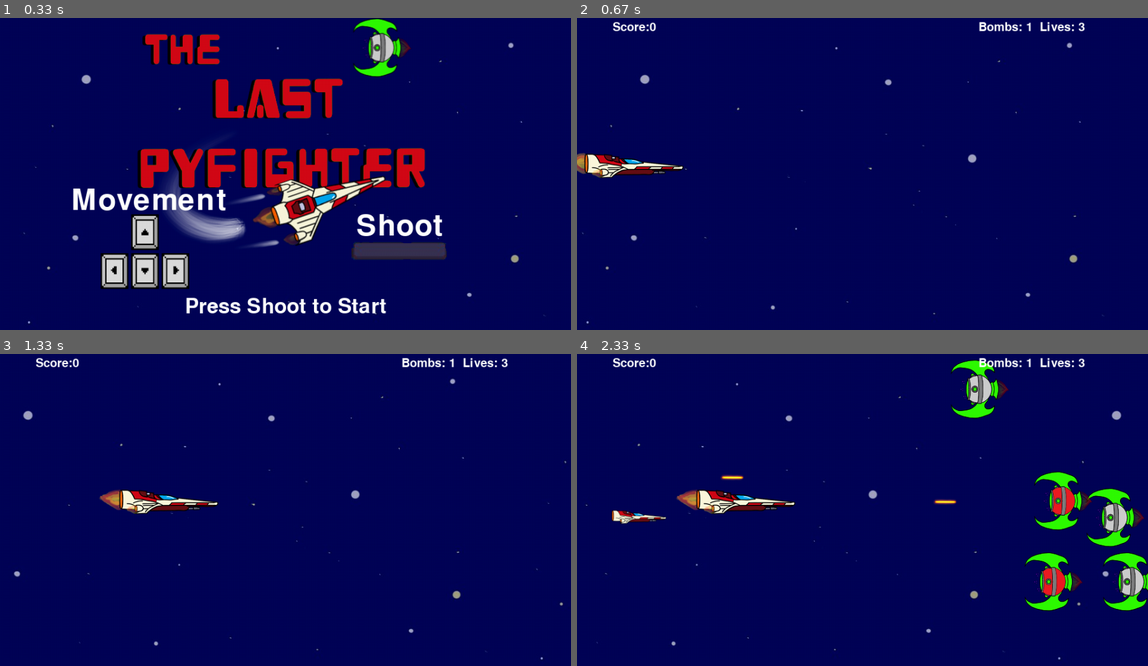
Above: before the commit, frames 1-4 (two rows, left to right).
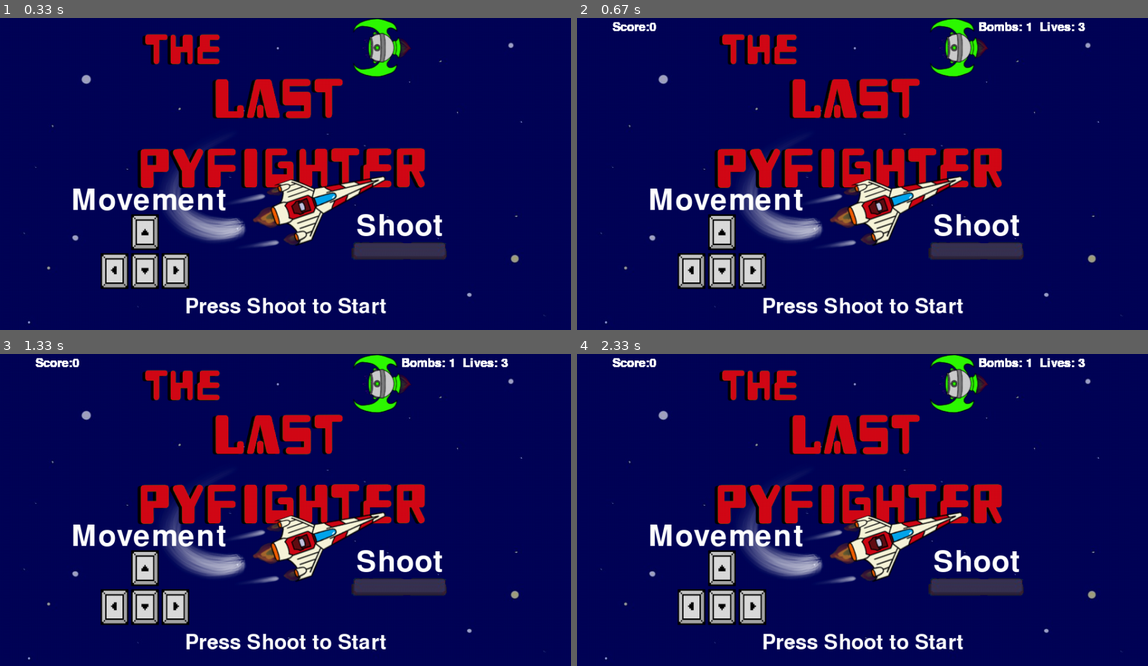
Above: after the commit, the same moments.

Repository: Demi-hero/UoN_Game_Project
Game: pygame game, started from Main.py
Two runs of this game, one before a commit and one after it. Both use one fixed random seed, a clock stepped at 60 frames per second and the inputs below.
Inputs:
- Up to frame 1 (0.33 s): no input
- Up to frame 2 (0.67 s): tap Space at 0.33 s
- Up to frame 3 (1.33 s): hold Right 0.67-1.13 s
- Up to frame 4 (2.33 s): no input

Frame 1 is identical in both runs. In frame 2, 19% of the frame differs, in the area x 0-96%, y 0-98%; in frame 3, 18%; in frame 4, 23%, in the area x 1-100%, y 0-98%.

Commit message:
Its so very broken
I have made a start of pushing forward with the new refactor to impliment the Groups and Sprites.

It currently plays a start screen on initialisation. You can intialise the game but then it breaks on another space. The arrow keys do nothing same with the bomb.

Diff:
--- a/Main.py
+++ b/Main.py
@@ -19,15 +19,16 @@
     def execute(self):
         pyg.init()
         # creating the screen and game objects
+        Board = gd.Background()
         Files = gd.FileStore()
-        Board = gd.Background()
+        all_sprites = pyg.sprite.Group()
         Player1 = gd.Player()
-        Bullet1 = gd.Bullet()
-        Alien1 = gd.Alien()
-        AlienSmart = gd.AlienSmart()
-        AlBullet = gd.AlBullet()
-        power_up = gd.PowerUp(self)
-        Tokens = [Player1, Bullet1, Alien1, AlienSmart, AlBullet]
+        Bullet1 = pyg.sprite.Group()
+        Alien1 = pyg.sprite.Group()
+        AlienSmart = pyg.sprite.Group()
+        AlBullet = pyg.sprite.Group()
+        power_up = pyg.sprite.Sprite
+        # all_sprites.add(power_up)
 
         while self.startup:
             self.on_startup(Board, Files)
@@ -36,30 +37,30 @@
         while self.running:
             # taking the player input, passing to event handler
             for event in pyg.event.get():
-                self.on_event(event, Board, Tokens, Files)
-            self.player_movement(Player1)
+                self.on_event(event, Board, Files)
 
             # updating the object states, and drawing to screen (see gamedata)
             if not self.paused:
-                Board.draw()
-                Player1.draw()
-                power_up.spawn(Player1)
-                Bullet1.draw()
-                Alien1.draw()
-                AlienSmart.draw()
-                AlBullet.draw()
-                Board.update()
-                Bullet1.update()
+                self.player_movement(Player1)
+                all_sprites.update()
+                # power_up.spawn(Player1)
+                # Board.update()
+                # Bullet1.update()
                 # passes main (self) to alien update and detect_collision to update score and lives
-                Alien1.update(AlBullet, self)
-                AlienSmart.update(Player1, AlBullet, self)
-                AlBullet.update()
+                # Alien1.update(AlBullet, self)
+                # AlienSmart.update(Player1, AlBullet, self)
+                # AlBullet.update()
 
                 # detecting collisions between aliens and bullets, and aliens and player
-                Alien1.detect_collisions(Tokens, self)
-                AlienSmart.detect_collisions(Tokens, self)
-                AlBullet.detect_collisions(Tokens, self)
+                hits = pyg.sprite.groupcollide(Alien1, Bullet1, True, True)
+                for hit in hits:
+                    score += 20
+                    # eploud goes here
+                    self.on_dead_alien()
 
+                hits = pyg.sprite.spritecollide(Player1, Alien1, False, pyg.sprite.collide_circle)
+                for hit in hits:
+                    self.on_dead_alien()
                 # display lives and score at top of screen
                 self.message_display("Score:{}".format(self.score), 0.03, 0.1, 20)
                 self.message_display("Lives: {}".format(self.lives), 0.03, .85, 20)
@@ -69,9 +70,11 @@
                 if self.lives < 1:
                     self.gameover(Board, Tokens, Files)
 
+                all_sprites.draw(Board.screen)
                 # update the display
                 pyg.display.flip()
                 self.clock.tick(self.framerate)
+                self.point_threshold()
 
 App = Main()
 App.execute()
--- a/eventhandler.py
+++ b/eventhandler.py
@@ -7,7 +7,7 @@
 class HandleEvent():
 
     def on_startup(self, background, files):
-        background.draw()
+        background.start_up_draw()
         background.update()
         # self.message_display("Highscores :",xloc=.35)
         # self.message_display(" Lore :", xloc=.65)
@@ -25,6 +25,15 @@
                 self.on_event(event, files=files)
             pyg.display.flip()
 
+    def point_threshold(self):
+        if self.score > 0 and self.score % 300 == 0:
+            Alien1.drop_spawn_rate()
+
+    def on_dead_alien(self):
+            al = gamedata.Alien()
+            self.all_sprites.add(al)
+            self.Alien1.add(al)
+
     # calculating the player movement direction based on arrow keys held down
     def player_movement(self, Player):
         keystate = pyg.key.get_pressed()
@@ -33,27 +42,31 @@
         Player.move(x_dir, y_dir)
 
     # this runs for every event and calls the relevant method
-    def on_event(self, event, board='', Tokens='', files=""):
+    def on_event(self, event, board='', files=""):
         # breaks out of the main game loop if QUIT event occurs (closing window), cleanup occurs after
         if event.type == pyg.QUIT:
                 self.on_exit()
         # checks for when keys are pressed
         elif event.type == pyg.KEYDOWN:
-                self.on_key_down(event, board, Tokens, files,)
+                self.on_key_down(event, board, files)
 
     def on_exit(self):
         self.startup = False
         self.running = False
 
-    def on_key_down(self, event, board, Tokens, files):
+    def shoot(self):
+        self.bullet = self.Bullet(self.rect.centerx, self.rect.top)
+        self.all_sprites.add(self.bullet)
+        self.bullets.add(self.bullet)
+
+    def on_key_down(self, event, board, files):
         # spacebar triggers firing sequence - takes gun position from player, passes to bullet fire method
         if event.key == pyg.K_SPACE:
             files.pewpew.play()
             if self.startup:
                 self.startup = False
             else:
-                gun_pos = Tokens[0].get_gun_location()
-                Tokens[1].fire(gun_pos)
+                self.shoot()
         # p opens the pause screen, and q quits if on the pause screen
         elif event.key == pyg.K_p:
             self.on_pause()
@@ -62,8 +75,8 @@
                 self.on_exit()
         elif event.key == pyg.K_b:
             if not self.paused:
-                self.on_bomb(board, Tokens, files)
-
+                self.on_bomb(board, files)
+# this needs a fundimental rework
     def on_bomb(self, board, Tokens, files):
         if self.bombs > 0:
             files.ult.play()
--- a/gamedata.py
+++ b/gamedata.py
@@ -11,6 +11,7 @@
 
 
 class FileStore:
+
     # class containing all the files that need loading in game that don't relate to an in game sprite.
     def __init__(self):
         self.load_data()
@@ -87,30 +88,29 @@
         if self.bg2_x <= -(self.bg2.get_width()):
                 self.bg2_x = self.bg1_x + self.bg1.get_width()
 
-    def draw(self):
+    def start_up_draw(self):
         self.screen.blit(self.bg1, (self.bg1_x, 0))
         self.screen.blit(self.bg2, (self.bg2_x, 0))
 
 
 class Player(pyg.sprite.Sprite):
     # loading the player sprite and getting it's dimensions
-    sprite = pyg.Surface.convert_alpha(pyg.image.load(os.path.join("images", "hero_side.png")))
-    ln = sprite.get_width()
-    ht = sprite.get_height()
+
     # loading the images for the sprite with animated thrusters
-    animated_sprite = [pyg.Surface.convert_alpha(pyg.image.load(os.path.join("images", "hero_side1.png"))),
-               pyg.Surface.convert_alpha(pyg.image.load(os.path.join("images", "hero_side2.png"))),
-               pyg.Surface.convert_alpha(pyg.image.load(os.path.join("images", "hero_side3.png")))]
+    #animated_sprite = [pyg.Surface.convert_alpha(pyg.image.load(os.path.join("images", "hero_side1.png"))),
+    #           pyg.Surface.convert_alpha(pyg.image.load(os.path.join("images", "hero_side2.png"))),
+    #           pyg.Surface.convert_alpha(pyg.image.load(os.path.join("images", "hero_side3.png")))]
     # this is the x-coordinate offset of the animated image, to account for it being longer due to the thrusters
-    animation_offset_x = ln - animated_sprite[0].get_width()
 
     def __init__(self):
         # initialising position on screen, speed and hitbox
         pyg.sprite.Sprite.__init__(self)
-        self.x = BORDER
-        self.y = HEIGHT//2 - self.ht
+        self.sprite = pyg.Surface.convert_alpha(pyg.image.load(os.path.join("images", "hero_side.png")))
+        self.rect = self.sprite.get_rect()
+        #self.x = BORDER
+        # self.y = HEIGHT//2 - self.ht
         self.speed = 4
-        self.hitbox = pyg.Rect(self.x, self.y, self.ln, self.ht)
+        # self.hitbox = pyg.Rect(self.x, self.y, self.ln, self.ht)
         # animation loop - as it increments up, different images of the sprite are drawn, resulting in animation
         self.animation_loop = 0
         # x-axis velocity, used to determine whether to animate thrusters
@@ -123,9 +123,6 @@
         x_gun = self.x + self.ln//2
         y_gun = self.y + self.ht//2
         return [x_gun, y_gun]
-
-    def get_hitbox(self):
-        return self.hitbox
 
     def on_hit(self, Tokens, Main):
         # when player is hit, re-initialises the objects to clear the screen
@@ -143,29 +140,16 @@
             velocity = self.speed
         # this step is here for animation purposes - it flags whether to animate thrusters
         self.x_vel = x_dir
-        x_new = self.x + (x_dir * velocity)
-        y_new = self.y + (y_dir * velocity)
+        x_new = self.rect.x + (x_dir * velocity)
+        y_new = self.rect.y + (y_dir * velocity)
         # checks if the new positions are in the play area, and updates if they are
         if (x_new > BORDER) and (x_new < (WIDTH//2)):
-            self.x = x_new
+            self.rect.x = x_new
         if (y_new > BORDER) and (y_new < HEIGHT-BORDER-self.ht):
-            self.y = y_new
-
-    def draw(self):
-        # moves hitbox to current position and draws self on screen
-        self.hitbox = pyg.Rect(self.x, self.y, self.ln, self.ht)
-        # if player moving backwards, draws ship without thrusters
-        if self.x_vel < 0:
-            Background.screen.blit(self.sprite, (self.x, self.y))
-        # otherwise draws animated ship, and increments through animation loop
-        else:
-            Background.screen.blit(self.animated_sprite[self.animation_loop//3], (self.x+self.animation_offset_x, self.y))
-            self.animation_loop += 1
-            # reseting animation loop as only has three images to cycle through
-            if self.animation_loop >= 9:
-                self.animation_loop = 0
-
-    def update_name(self,new_letter="", delete=0):
+            self.rect.y = y_new
+
+
+    def update_name(self, new_letter="", delete=0):
         if not delete:
             self.player_name += new_letter
         else:
@@ -174,27 +158,18 @@
 
 class Bullet(pyg.sprite.Sprite):
     # loading the bullet sprite and getting it's dimensions
-    sprite = pyg.Surface.convert_alpha(pyg.image.load(os.path.join("images", "bullet.png")))
-    ln = sprite.get_width()
-    ht = sprite.get_height()
-
-    def __init__(self):
+
+
+    def __init__(self, x, y):
         pyg.sprite.Sprite.__init__(self)
         # bullet velocity
+        self.sprite = pyg.Surface.convert_alpha(pyg.image.load(os.path.join("images", "bullet.png")))
         self.vx = 15
+        self.rect = self.sprite.get_rect()
+        self.rect.bottom = y
+        self.rect.ceterx = x
         # a list of lists - each entry is the [x,y] co-ordinates of a 'live' bullet
-        self.alive_bullets = []
-
-    def get_alive_bullets(self):
-        return self.alive_bullets
-
-    def get_size(self):
-        # returns its dimensions so the alien detect_collisions method can create hitboxes
-        return [self.ln, self.ht]
-
-    def fire(self, gun_pos):
-        # method called by event handler when space bar pressed - adds a 'live' bullet to the list at curren gun position
-        self.alive_bullets += [gun_pos]
+
 
     def on_hit(self, hit_bullet):
         # when a collision occurs, removes the relevant bullet from the alive_bullets list
@@ -202,11 +177,10 @@
 
     def update(self):
         # iterates through the alive bullets list, updating positions based on velocity, and draws to screen
-        for bullet in self.alive_bullets:
-            bullet[0] += self.vx
-            if (bullet[0] > WIDTH) or (bullet[0] < 0):
-                # removes bullets as they leave the screen
-                self.alive_bullets.remove(bullet)
+        self.rect.x += self.vx
+        if self.rect.right < 0:
+            # removes bullets as they leave the screen
+            self.kill()
 
     def draw(self):
         for bullet in self.alive_bullets:
@@ -217,13 +191,13 @@
     # loading the alien sprite and getting it's dimensions
     sprite = pyg.Surface.convert_alpha(pyg.image.load(os.path.join("images", "enemy1.png")))
     sprite2 = pyg.Surface.convert_alpha(pyg.image.load(os.path.join("images", "enemy2.png")))
-    ln = sprite.get_width()
-    ht = sprite.get_height()
 
     def __init__(self):
         pyg.sprite.Sprite.__init__(self)
         # initiates spawn position at the right of the screen
-        self.x = WIDTH
+        self.rect = self.image.get_rect()
+        self.radius = int(self.rect.width/2)
+        self.rect.x = WIDTH
         # alien velocity
         self.vx = -4
         # spawn rate - the SMALLER the number, the MORE OFTEN they spawn
@@ -235,6 +209,7 @@
         self.penalty = -10
         # a list of lists - each entry is the [x,y] co-ordinates of a 'live' alien
         self.alive_aliens = []
+        self.last_update = pyg.time.get_ticks()
 
     def on_hit(self, hit_alien, Main):
         # when a collision occurs, removes the relevant alien from the alive_aliens list
@@ -245,10 +220,11 @@
         else:
             hit_alien[2] -= 1
 
+    def drop_spawn_rate(self):
+        if self.spawn_rate > 15:
+            self.spawn_rate -= 1
+
     def update(self, AlBullet, Main):
-        # increases the spawn rate as player's score increases
-        if (Main.score > 0) and (Main.score%300 == 0) and (self.spawn_rate > 15):
-            self.spawn_rate -= 1
         # generates a random integer between 1 and spawn_rate - if the number == 1, tries to spawn an alien
         if randint(1, self.spawn_rate) == 1:
             # uses a random integer to choose the y position to spawn - five possible tracks can be followed
@@ -265,7 +241,7 @@
         for alien in self.alive_aliens:
             alien[0] += self.vx
             if alien[0] < (0-self.ln):
-                # removes bullets as they leave the screen
+                # removes aliens as they leave the screen
                 self.alive_aliens.remove(alien)
                 # updates score
                 Main.update_score(self.penalty)
@@ -273,6 +249,8 @@
             if randint(1,self.fire_rate) == 1:
                 AlBullet.fire([alien[0], alien[1]+self.ht//2])
 
+
+# below this is going in the bin
     def draw(self):
         for alien in self.alive_aliens:
             if alien[2] == 1:
@@ -304,7 +282,7 @@
         Alien.__init__(self)
         self.spawn_rate = 75
         self.fire_rate = 40
-        self.speed = 1
+        self.vy = 1
         self.width_limit = WIDTH * 0.8
 
     def update(self, Player, AlBullet, Main):
@@ -318,9 +296,9 @@
                 alien[0] += self.vx
             # then tracks the player's y position
             if (alien[1]+self.ht//2) < player_pos[1]:
-                self.vy = self.speed
+                self.vy = self.vy
             elif (alien[1]+self.ht//2) > player_pos[1]:
-                self.vy = -self.speed
+                self.vy = -self.vy
             else:
                 self.vy = 0
             alien[1] += self.vy
@@ -361,7 +339,7 @@
         self.power_up = []
         self.spawn_pos = (0, 0)
 
-    def spawn(self, player):
+    def update(self, player):
         if (time.time() - self.starttime)//1 == 2 and not self.spawned:
             # generate a random number between 0 and however many
             self.power_up = self.powers_dict[randint(0, 1)]
@@ -391,7 +369,7 @@
 
     def collection(self, player):
         # how to tell when player and powerup hitboxes collied
-        if self.hitbox.colliderect(player.get_hitbox()):
+        if pyg.sprite.spritecollide(player, self, 1):
             self.pickup.play()
             self.power_up[3]()
             self.spawned = False
